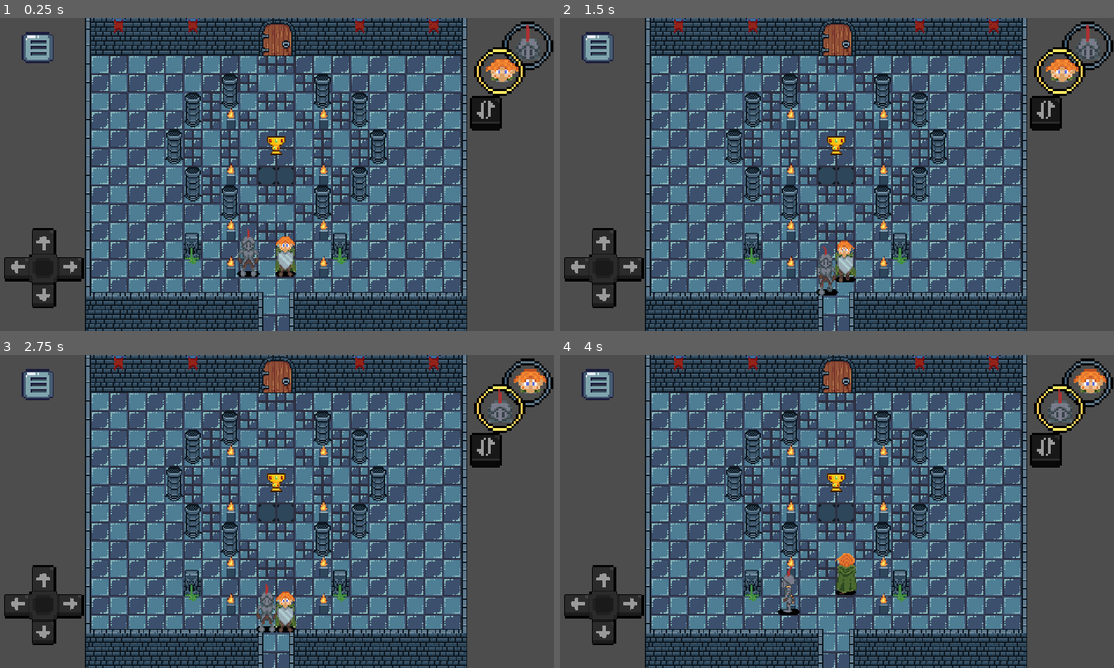
Above: before the commit, frames 1-4 (two rows, left to right).
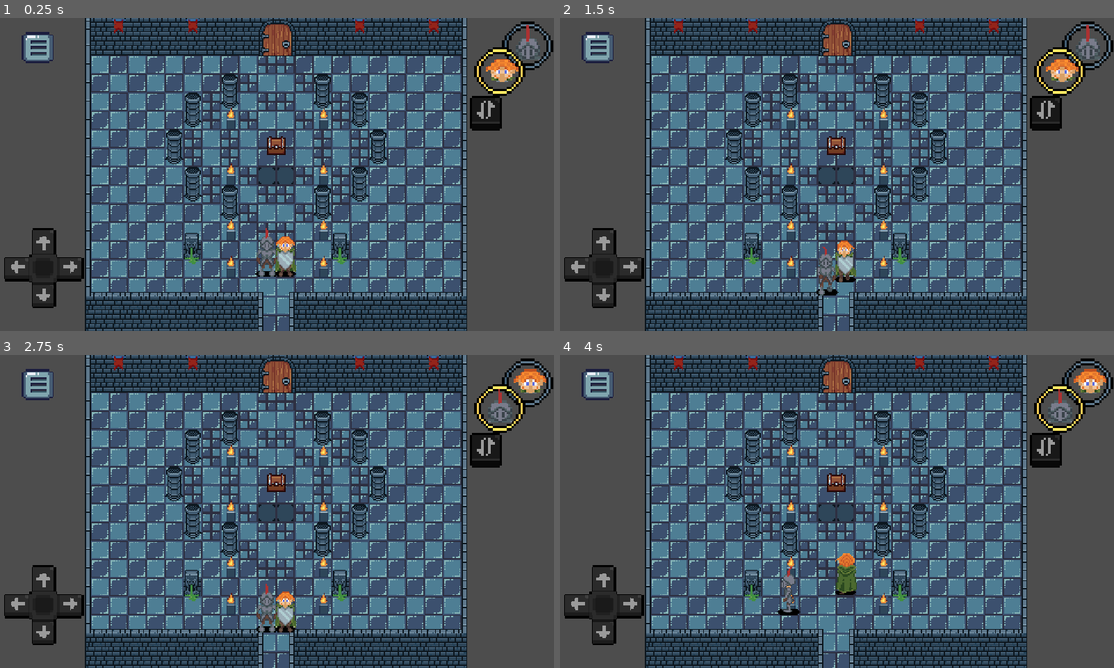
Above: after the commit, the same moments.

Repository: gumaciel/awesome-game-jam-01
Game: Godot game, scene res://scenes/main/main.tscn
Two runs of this game, one before a commit and one after it. Both use one fixed random seed, a clock stepped at 60 frames per second and the inputs below. The engine's default icon, where the game draws it, is replaced by a stand-in: a white triangle on a blue panel in a dark square.
Inputs (mouse positions are in pixels of both pictures, inside the frame that each line leads up to):
- Up to frame 1 (0.25 s): no input
- Up to frame 2 (1.5 s): tap Enter at 0.5 s; move the mouse to (958, 158) at 0.52 s; hold D (move_right) 0.53-1.28 s; hold J (alternate) 0.53-1.28 s; click (958, 158) at 0.67 s; tap Space at 1.25 s; move the mouse to (726, 190) at 1.27 s; hold S (move_down) from 1.28 s (still down); tap J (alternate) at 1.35 s
- Up to frame 3 (2.75 s): move the mouse to (332, 442) at 2.02 s; release S (move_down) at 2.03 s; hold D (move_right) from 2.03 s (still down); hold J (alternate) from 2.03 s (still down)
- Up to frame 4 (4 s): tap Enter at 2.75 s; move the mouse to (809, 574) at 2.77 s; release D (move_right) at 2.78 s; release J (alternate) at 2.78 s; hold W (move_up) 2.78-3.53 s; tap J (alternate) at 2.85 s; click (809, 574) at 2.92 s; move the mouse to (1003, 558) at 3.52 s; hold A (move_left) from 3.53 s (still down); hold J (alternate) from 3.53 s (still down)

The runs differ from the first frame. In frame 1, 0.8% of the frame differs, in the area x 42-52%, y 37-83%; in frame 2, 0.2%; in frame 3, 0.2%; in frame 4, 0.2%.

Commit message:
grail animation finished

Diff:
--- a/characters/Player_1/player_1.tscn
+++ b/characters/Player_1/player_1.tscn
@@ -13,6 +13,7 @@
 heavy = true
 
 [node name="Texture" parent="." index="0"]
+visible = true
 position = Vector2(0, -8)
 scale = Vector2(1, 1)
 texture = ExtResource("2_svx0r")
@@ -22,7 +23,7 @@
 texture = ExtResource("3_w8eb6")
 
 [node name="WinningSprite2D" parent="." index="2"]
-position = Vector2(0, -14)
+position = Vector2(-1, -12)
 texture = ExtResource("4_q534y")
 
 [node name="AudioStreamPlayer2D2" type="AudioStreamPlayer2D" parent="WalkingSoundPool" index="0"]
--- a/characters/Player_2/player_2.tscn
+++ b/characters/Player_2/player_2.tscn
@@ -23,6 +23,7 @@
 [node name="WinningSprite2D" parent="." index="2"]
 position = Vector2(0, -11)
 texture = ExtResource("4_hld35")
+flip_h = true
 region_rect = Rect2(0, 0, 20, 42)
 
 [node name="AudioStreamPlayer2D2" type="AudioStreamPlayer2D" parent="WalkingSoundPool" index="0"]
--- /dev/null
+++ b/scenes/levels/areas.gd
@@ -0,0 +1,15 @@
+extends Node2D
+
+signal complete
+
+var on_area_count := 0 :
+	set(value):
+		on_area_count = value
+		if on_area_count >= 2:
+			emit_signal("complete")
+
+func _on_winning_area_2d_area_entered(area):
+	on_area_count += 1
+
+func _on_winning_area_2d_area_exited(area):
+	on_area_count -= 1
--- /dev/null
+++ b/scenes/levels/grail_room.gd
@@ -0,0 +1,28 @@
+extends Control
+
+var player_active : PlayerBase
+@onready var player_1 := %Player1
+@onready var player_2 := %Player2
+var finishable := true
+
+func _on_areas_complete() -> void:
+	if finishable:
+		$AnimationPlayer.play("win")
+		if %Player1.active:
+			player_active = %Player1
+		else:
+			player_active = %Player2
+		player_active.active = false
+		flip()
+
+func flip() -> void:
+	%Player1/WinningSprite2D.flip_h = false
+	%Player2/WinningSprite2D.flip_h = true
+
+func finish() -> void:
+	finishable = false
+	player_1.get_node("Texture").visible = true
+	player_2.get_node("Texture").visible = true
+	player_1.get_node("WinningSprite2D").visible = false
+	player_2.get_node("WinningSprite2D").visible = false
+	player_active.active = true
--- a/scenes/levels/grall_room.tscn
+++ b/scenes/levels/grall_room.tscn
@@ -1,5 +1,6 @@
-[gd_scene load_steps=16 format=3 uid="uid://qtcb3y6wgki0"]
-
+[gd_scene load_steps=24 format=3 uid="uid://qtcb3y6wgki0"]
+
+[ext_resource type="Script" path="res://scenes/levels/grail_room.gd" id="1_2g2d5"]
 [ext_resource type="PackedScene" uid="uid://f6wy82a2mq8" path="res://scenes/ui/background_color_rect.tscn" id="1_5wycx"]
 [ext_resource type="TileSet" uid="uid://bmljjvxwi5lcm" path="res://world/tilesets_data/test_tileset.tres" id="2_sq1y2"]
 [ext_resource type="Script" path="res://world/tilesets_data/scenario_environment.gd" id="3_uu7di"]
@@ -10,8 +11,10 @@
 [ext_resource type="Texture2D" uid="uid://dfg5apwxslren" path="res://assets/objects/door_base.tres" id="10_0f2hv"]
 [ext_resource type="Texture2D" uid="uid://ci3pnmow7v125" path="res://scenes/levels/assets/grail.png" id="11_7pvdc"]
 [ext_resource type="PackedScene" uid="uid://dl3ttrlhekoyu" path="res://scenes/prefabs/chest.tscn" id="11_y6acm"]
+[ext_resource type="Script" path="res://scenes/levels/areas.gd" id="13_er828"]
 [ext_resource type="PackedScene" uid="uid://brp6rwitih73k" path="res://characters/player_2/player_2.tscn" id="14_smn3p"]
 [ext_resource type="PackedScene" uid="uid://dl4hgrkdmdu8f" path="res://characters/player_1/player_1.tscn" id="15_oh0hb"]
+[ext_resource type="AudioStream" uid="uid://cg4juj4bdkvus" path="res://assets/sounds/sfx/find_grail/Gral.wav" id="15_u2aee"]
 
 [sub_resource type="Gradient" id="Gradient_sgr1s"]
 offsets = PackedFloat32Array(0.00740741, 0.488889, 1)
@@ -33,7 +36,178 @@
 color_ramp = SubResource("GradientTexture1D_ywnat")
 hue_variation_max = 1.0
 
-[node name="Level5" type="Control"]
+[sub_resource type="RectangleShape2D" id="RectangleShape2D_q86u2"]
+size = Vector2(4, 4)
+
+[sub_resource type="RectangleShape2D" id="RectangleShape2D_a4a6w"]
+size = Vector2(4, 4)
+
+[sub_resource type="Animation" id="Animation_45wws"]
+resource_name = "win"
+length = 9.0
+tracks/0/type = "value"
+tracks/0/imported = false
+tracks/0/enabled = true
+tracks/0/path = NodePath("WinAudioStreamPlayer:playing")
+tracks/0/interp = 1
+tracks/0/loop_wrap = true
+tracks/0/keys = {
+"times": PackedFloat32Array(0),
+"transitions": PackedFloat32Array(1),
+"update": 1,
+"values": [true]
+}
+tracks/1/type = "value"
+tracks/1/imported = false
+tracks/1/enabled = true
+tracks/1/path = NodePath("Grail/GPUParticles2D:emitting")
+tracks/1/interp = 1
+tracks/1/loop_wrap = true
+tracks/1/keys = {
+"times": PackedFloat32Array(1.5),
+"transitions": PackedFloat32Array(1),
+"update": 1,
+"values": [true]
+}
+tracks/2/type = "method"
+tracks/2/imported = false
+tracks/2/enabled = true
+tracks/2/path = NodePath("Chest")
+tracks/2/interp = 1
+tracks/2/loop_wrap = true
+tracks/2/keys = {
+"times": PackedFloat32Array(0),
+"transitions": PackedFloat32Array(1),
+"values": [{
+"args": [null],
+"method": &"_on_area_2d_entered"
+}]
+}
+tracks/3/type = "method"
+tracks/3/imported = false
+tracks/3/enabled = true
+tracks/3/path = NodePath("Node2D/Player1/Animations")
+tracks/3/interp = 1
+tracks/3/loop_wrap = true
+tracks/3/keys = {
+"times": PackedFloat32Array(1.5),
+"transitions": PackedFloat32Array(1),
+"values": [{
+"args": ["win", -1, 1.0, false],
+"method": &"play"
+}]
+}
+tracks/4/type = "method"
+tracks/4/imported = false
+tracks/4/enabled = true
+tracks/4/path = NodePath("Node2D/Player2/Animations")
+tracks/4/interp = 1
+tracks/4/loop_wrap = true
+tracks/4/keys = {
+"times": PackedFloat32Array(1.5),
+"transitions": PackedFloat32Array(1),
+"values": [{
+"args": ["win", -1, 1.0, false],
+"method": &"play"
+}]
+}
+tracks/5/type = "value"
+tracks/5/imported = false
+tracks/5/enabled = true
+tracks/5/path = NodePath("Grail:visible")
+tracks/5/interp = 1
+tracks/5/loop_wrap = true
+tracks/5/keys = {
+"times": PackedFloat32Array(0),
+"transitions": PackedFloat32Array(1),
+"update": 1,
+"values": [true]
+}
+tracks/6/type = "value"
+tracks/6/imported = false
+tracks/6/enabled = true
+tracks/6/path = NodePath("Grail:position")
+tracks/6/interp = 1
+tracks/6/loop_wrap = true
+tracks/6/keys = {
+"times": PackedFloat32Array(0, 1.5),
+"transitions": PackedFloat32Array(1, 1),
+"update": 0,
+"values": [Vector2(240, 110), Vector2(240, 94)]
+}
+tracks/7/type = "method"
+tracks/7/imported = false
+tracks/7/enabled = true
+tracks/7/path = NodePath(".")
+tracks/7/interp = 1
+tracks/7/loop_wrap = true
+tracks/7/keys = {
+"times": PackedFloat32Array(9),
+"transitions": PackedFloat32Array(1),
+"values": [{
+"args": [],
+"method": &"finish"
+}]
+}
+
+[sub_resource type="Animation" id="Animation_puukh"]
+length = 0.001
+tracks/0/type = "value"
+tracks/0/imported = false
+tracks/0/enabled = false
+tracks/0/path = NodePath("WinAudioStreamPlayer:playing")
+tracks/0/interp = 1
+tracks/0/loop_wrap = true
+tracks/0/keys = {
+"times": PackedFloat32Array(0),
+"transitions": PackedFloat32Array(1),
+"update": 1,
+"values": [true]
+}
+tracks/1/type = "value"
+tracks/1/imported = false
+tracks/1/enabled = true
+tracks/1/path = NodePath("Grail/GPUParticles2D:emitting")
+tracks/1/interp = 1
+tracks/1/loop_wrap = true
+tracks/1/keys = {
+"times": PackedFloat32Array(0),
+"transitions": PackedFloat32Array(1),
+"update": 1,
+"values": [false]
+}
+tracks/2/type = "value"
+tracks/2/imported = false
+tracks/2/enabled = true
+tracks/2/path = NodePath("Grail:visible")
+tracks/2/interp = 1
+tracks/2/loop_wrap = true
+tracks/2/keys = {
+"times": PackedFloat32Array(0),
+"transitions": PackedFloat32Array(1),
+"update": 1,
+"values": [false]
+}
+tracks/3/type = "value"
+tracks/3/imported = false
+tracks/3/enabled = true
+tracks/3/path = NodePath("Grail:position")
+tracks/3/interp = 1
+tracks/3/loop_wrap = true
+tracks/3/keys = {
+"times": PackedFloat32Array(0),
+"transitions": PackedFloat32Array(1),
+"update": 0,
+"values": [Vector2(240, 110)]
+}
+
+[sub_resource type="AnimationLibrary" id="AnimationLibrary_gjrgt"]
+_data = {
+"RESET": SubResource("Animation_puukh"),
+"win": SubResource("Animation_45wws")
+}
+
+[node name="GrailRoom" type="Control"]
 layout_mode = 3
 anchors_preset = 8
 anchor_left = 0.5
@@ -46,6 +220,7 @@
 offset_bottom = 135.0
 grow_horizontal = 2
 grow_vertical = 2
+script = ExtResource("1_2g2d5")
 
 [node name="BackgroundColorRect" parent="." instance=ExtResource("1_5wycx")]
 layout_mode = 1
@@ -77,32 +252,40 @@
 stream = ExtResource("5_0ij5y")
 
 [node name="Grail" type="Sprite2D" parent="."]
+visible = false
 y_sort_enabled = true
 position = Vector2(240, 110)
 texture = ExtResource("11_7pvdc")
 
 [node name="GPUParticles2D" type="GPUParticles2D" parent="Grail"]
+z_index = 5
 position = Vector2(0, -11)
 emitting = false
 amount = 5
 process_material = SubResource("ParticleProcessMaterial_0rpmi")
 texture = ExtResource("7_x6jfs")
 
+[node name="Chest" parent="." instance=ExtResource("11_y6acm")]
+position = Vector2(240, 110)
+
+[node name="CollisionShape2D" parent="Chest" index="0"]
+disabled = true
+
 [node name="UI" parent="." node_paths=PackedStringArray("player_1", "player_2") instance=ExtResource("6_op2pt")]
 player_1 = NodePath("../Node2D/Player1")
 player_2 = NodePath("../Node2D/Player2")
 
-[node name="Chest" parent="." instance=ExtResource("11_y6acm")]
-position = Vector2(488, 133)
-
 [node name="Node2D" type="Node2D" parent="."]
 y_sort_enabled = true
 position = Vector2(-16, 18)
 
 [node name="Player2" parent="Node2D" instance=ExtResource("14_smn3p")]
 unique_name_in_owner = true
-position = Vector2(232, 195)
+position = Vector2(248, 195)
 active = false
+
+[node name="DeathSprite2D" parent="Node2D/Player2" index="1"]
+visible = true
 
 [node name="Player1" parent="Node2D" instance=ExtResource("15_oh0hb")]
 unique_name_in_owner = true
@@ -114,8 +297,42 @@
 hframes = 2
 frame = 1
 
+[node name="Areas" type="Node2D" parent="."]
+script = ExtResource("13_er828")
+
+[node name="WinningArea2D1" type="Area2D" parent="Areas"]
+position = Vector2(225, 129)
+collision_layer = 0
+
+[node name="CollisionShape2D" type="CollisionShape2D" parent="Areas/WinningArea2D1"]
+position = Vector2(7, 7)
+shape = SubResource("RectangleShape2D_q86u2")
+
+[node name="WinningArea2D2" type="Area2D" parent="Areas"]
+position = Vector2(241, 129)
+collision_layer = 0
+
+[node name="CollisionShape2D" type="CollisionShape2D" parent="Areas/WinningArea2D2"]
+position = Vector2(7, 7)
+shape = SubResource("RectangleShape2D_a4a6w")
+
+[node name="AnimationPlayer" type="AnimationPlayer" parent="."]
+libraries = {
+"": SubResource("AnimationLibrary_gjrgt")
+}
+
+[node name="WinAudioStreamPlayer" type="AudioStreamPlayer" parent="."]
+stream = ExtResource("15_u2aee")
+
 [connection signal="call_scenario" from="Node2D/Player2" to="Scenario" method="_on_player_2_call_scenario"]
 [connection signal="call_scenario" from="Node2D/Player1" to="Scenario" method="_on_player_1_call_scenario"]
-
+[connection signal="complete" from="Areas" to="." method="_on_areas_complete"]
+[connection signal="area_entered" from="Areas/WinningArea2D1" to="Areas" method="_on_winning_area_2d_area_entered"]
+[connection signal="area_exited" from="Areas/WinningArea2D1" to="Areas" method="_on_winning_area_2d_area_exited"]
+[connection signal="area_entered" from="Areas/WinningArea2D2" to="Areas" method="_on_winning_area_2d_area_entered"]
+[connection signal="area_exited" from="Areas/WinningArea2D2" to="Areas" method="_on_winning_area_2d_area_exited"]
+
+[editable path="Chest"]
 [editable path="UI"]
+[editable path="Node2D/Player2"]
 [editable path="Node2D/Player1"]
--- a/world/object_scripts/chest.gd
+++ b/world/object_scripts/chest.gd
@@ -1,11 +1,6 @@
 extends Area2D
 
 var opened = false
-
-
-
-
-
 
 func _on_area_2d_entered(area: Area2D) -> void:
 	if opened:
